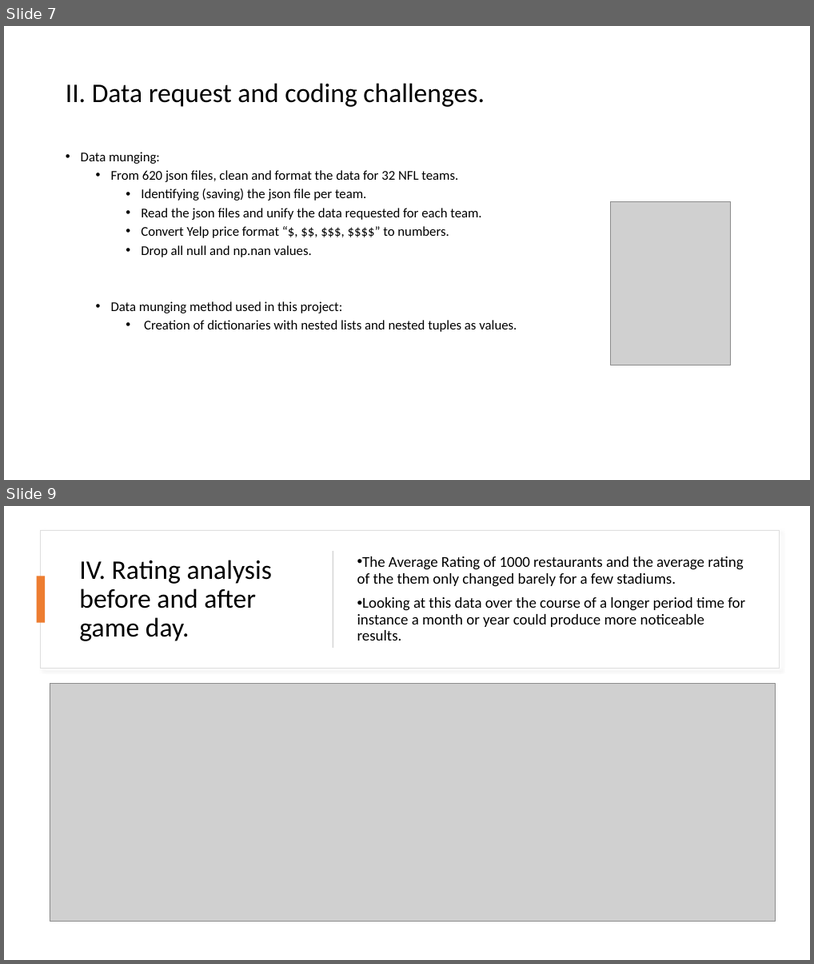
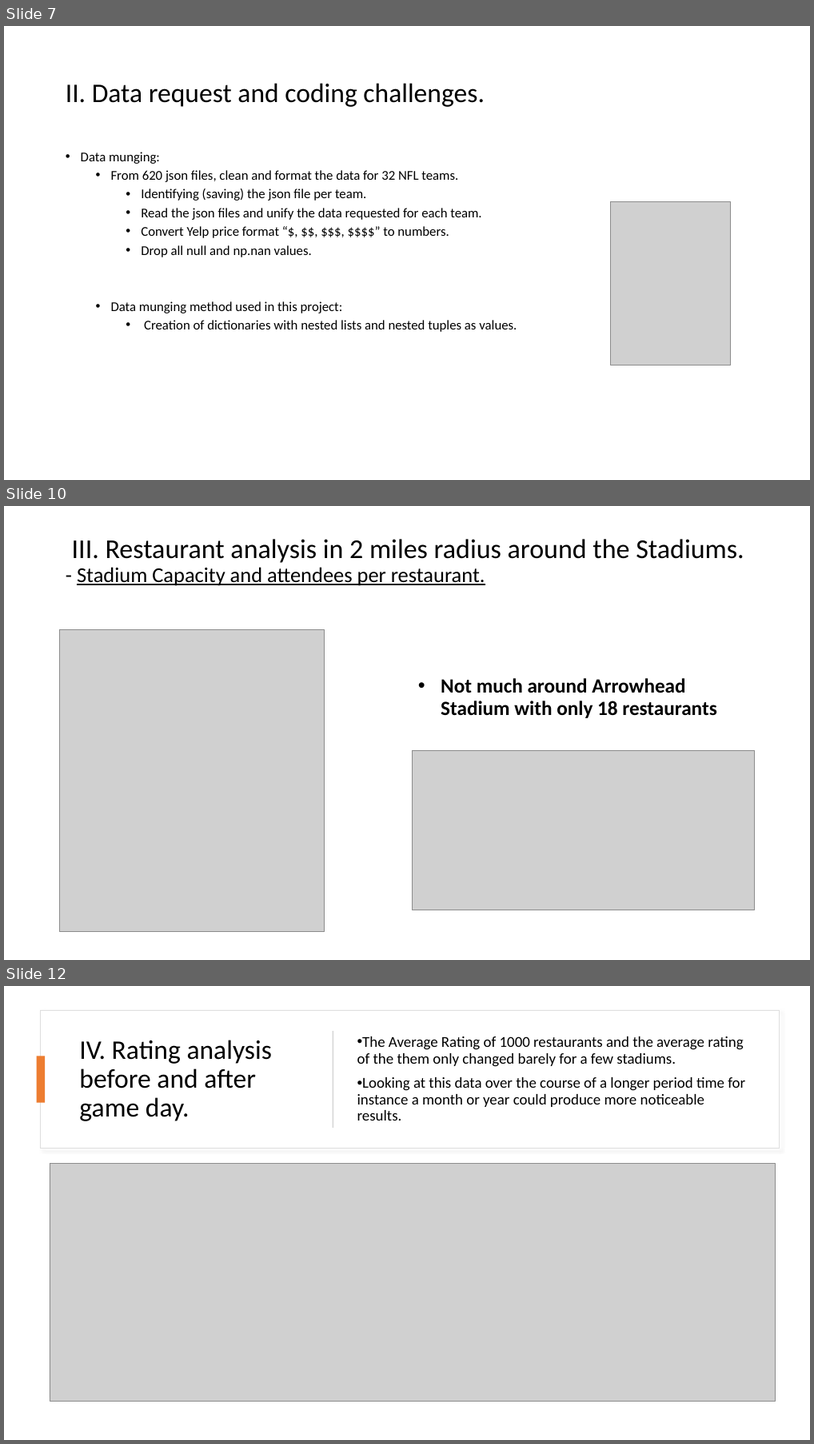
Before and after one commit to jjying89/Yelp-Restaurants-Analysis, a slide deck: Presentation/Team_4-Restaurant_Density_Analysis..pptx. Shown one above the other, each under a label of ours: slides 7 and 9 before the commit, slides 7, 10 and 12 after it; the slides between them are not shown. The pictures are 814x964 and 814x1444 pixels, drawn with LibreOffice and Linux fonts; fonts in the diff are those of the drawing; grey boxes stand for pictures. Boxes give left, top, right and bottom in pixels: in the first picture for what was removed or moved away, otherwise in the second. Text is boxed around its words. In the diff, an @@ line names an element or a change of style, - is before the commit and + after.

```diff
--- a/Presentation/Team_4-Restaurant_Density_Analysis..pptx
+++ b/Presentation/Team_4-Restaurant_Density_Analysis..pptx
@@ slide 10 added at [4, 506, 810, 960], background #FFFFFF @@
@@ title added at [72, 539, 744, 586], 32.4 pt, text #000000 @@
+III. Restaurant analysis in 2 miles radius around the Stadiums.
+- Stadium Capacity and attendees per restaurant.
@@ picture added at [59, 629, 325, 932] @@
@@ text added at [441, 678, 717, 718], 24 pt, text #000000, bold @@
+• Not much around Arrowhead Stadium with only 18 restaurants
@@ picture added at [412, 750, 755, 909] @@
@@ what was slide 9 is now slide 12 @@
```
Also in this commit, not shown: 10 slides changed, 3 other slides added.
